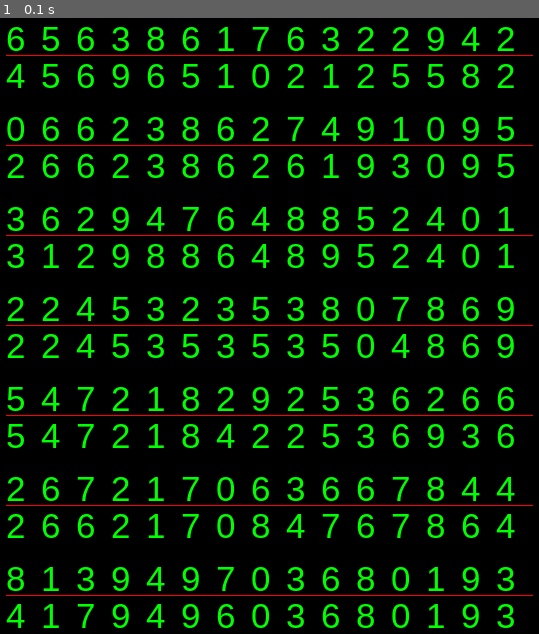
Above: before the commit, frame 1.
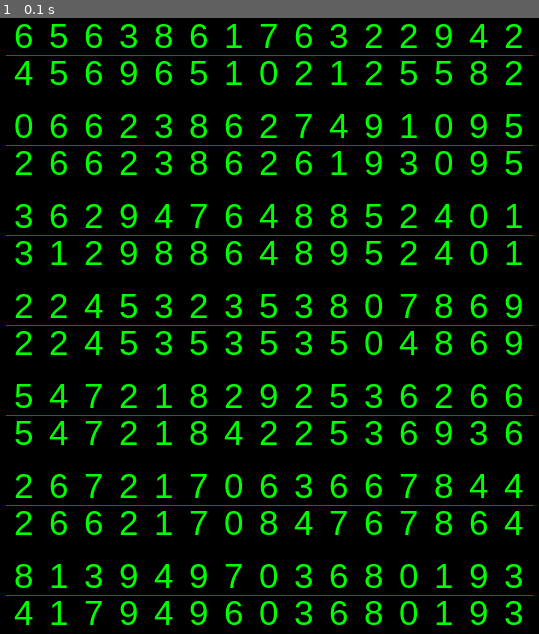
Above: after the commit, the same moment.

Repository: ytqlq/study_pygame
Game: pygame game, started from numpairs.py
The game is run twice, just before and just after one commit, with the same random seed, the same clock (stepped at 60 frames per second) and the same inputs.
Inputs:
- Up to frame 1 (0.1 s): no input

The runs differ from the first frame. In frame 1, 22% of the frame differs, in the area x 1-98%, y 0-100%.

Commit message:
文字居中显示

Diff:
--- a/numpairs.py
+++ b/numpairs.py
@@ -1,5 +1,5 @@
 import pygame
-# import sys
+import sys
 import random
 
 
@@ -45,19 +45,26 @@
         l_flag.append([])
         pygame.draw.line(screen, linecolor, (leftspace, topspace + fontsize +fontspace//2+ i * block_h), (screen_w - leftspace, topspace + fontsize +fontspace//2 + i * block_h) )
         for j in range(col):
-            upnum, downnum = getnumpair()
             uprect = pygame.Rect((leftspace + j * block_w, topspace + i * block_h), (block_w, fontsize))
             downrect = uprect.move(0, fontsize +fontspace)
+
+            upnum, downnum = getnumpair()
+            upnumrect = upnum.get_rect()
+            upnumrect.center = uprect.center
+            downnumrect = downnum.get_rect()
+            downnumrect.center = downrect.center
+
             flag_rect = uprect.union(downrect)
             # print(flag_rect.topleft == uprect.topleft)
             l_flag[i].append(flag_rect)
-            screen.blit(upnum,uprect)
-            screen.blit(downnum,downrect)
+
+            screen.blit(upnum,upnumrect)
+            screen.blit(downnum,downnumrect)
             # print(l_flag)
     while True:
         for e in pygame.event.get():
             if e.type == pygame.QUIT:
-                return
+                sys.exit()
             # if e.type == pygame.MOUSEBUTTONDOWN:
             #     m_pos = pygame.mouse.get_pos()
             #     if m_pos[0]
